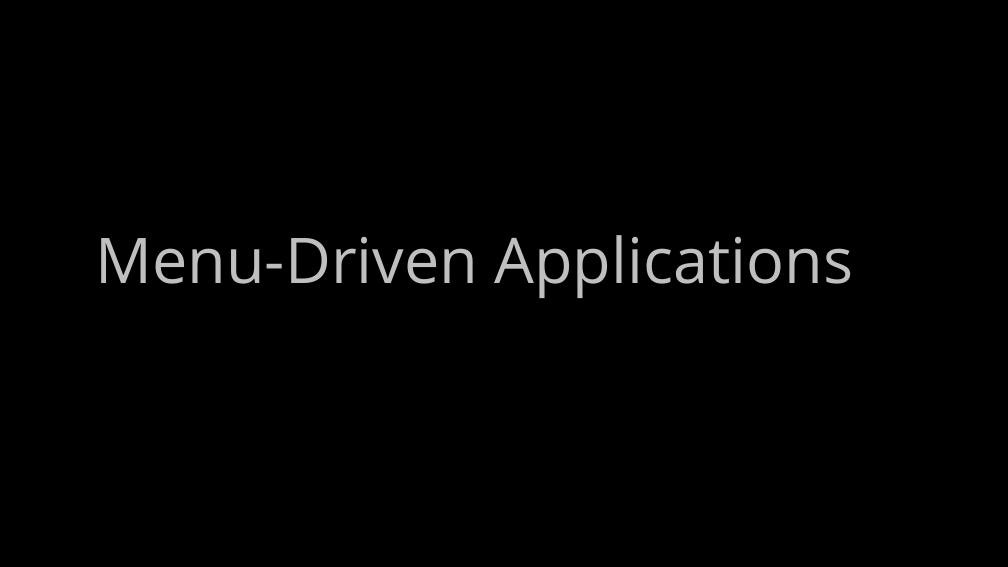
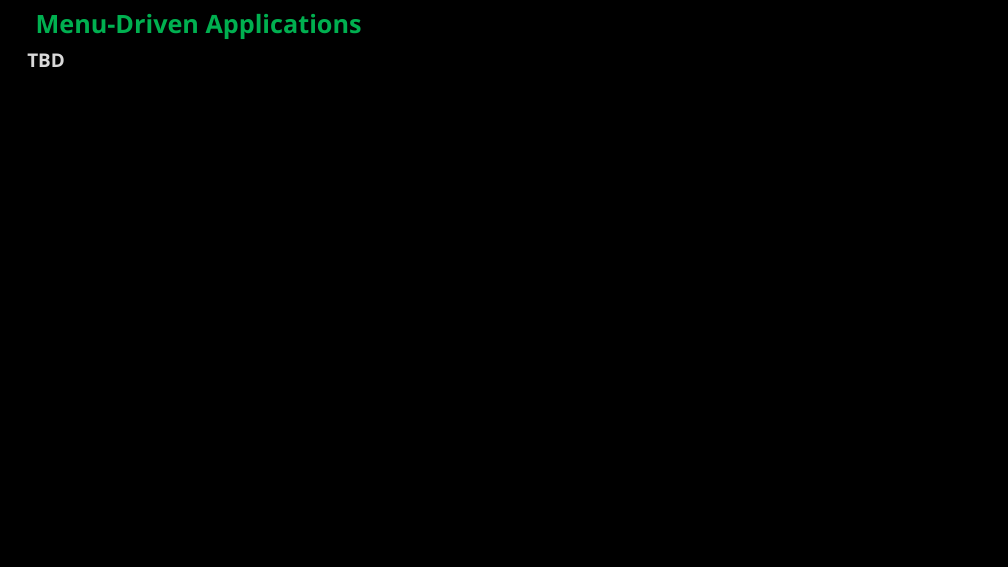
Before and after one commit to ckiefriter1/PT-BESD, a slide deck: slide 18 of Week5/BESD Week 5.pptx (slide 13 before the commit). Drawn at 1008x567 pixels with LibreOffice and Linux fonts; fonts in the diff are those of the drawing. Boxes give left, top, right and bottom in pixels: in the first picture for what was removed or moved away, otherwise in the second. Text is boxed around its words. In the diff, an @@ line names an element or a change of style, - is before the commit and + after.

```diff
--- a/Week5/BESD Week 5.pptx
+++ b/Week5/BESD Week 5.pptx
@@ text "Menu-Driven Applications": place and size @@
-text "Menu-Driven Applications" at [96, 235, 853, 298]
+text "Menu-Driven Applications" at [36, 14, 362, 39]
@@ text "Menu-Driven Applications" at [36, 14, 362, 39]: size 60 to 24 pt, text colour #BFBFBF to #00B050, bold on @@
@@ text added at [27, 53, 65, 67], 18 pt, text #D9D9D9, bold @@
+TBD
```
Also in this commit, not shown: 11 slides added, 7 slides removed.
